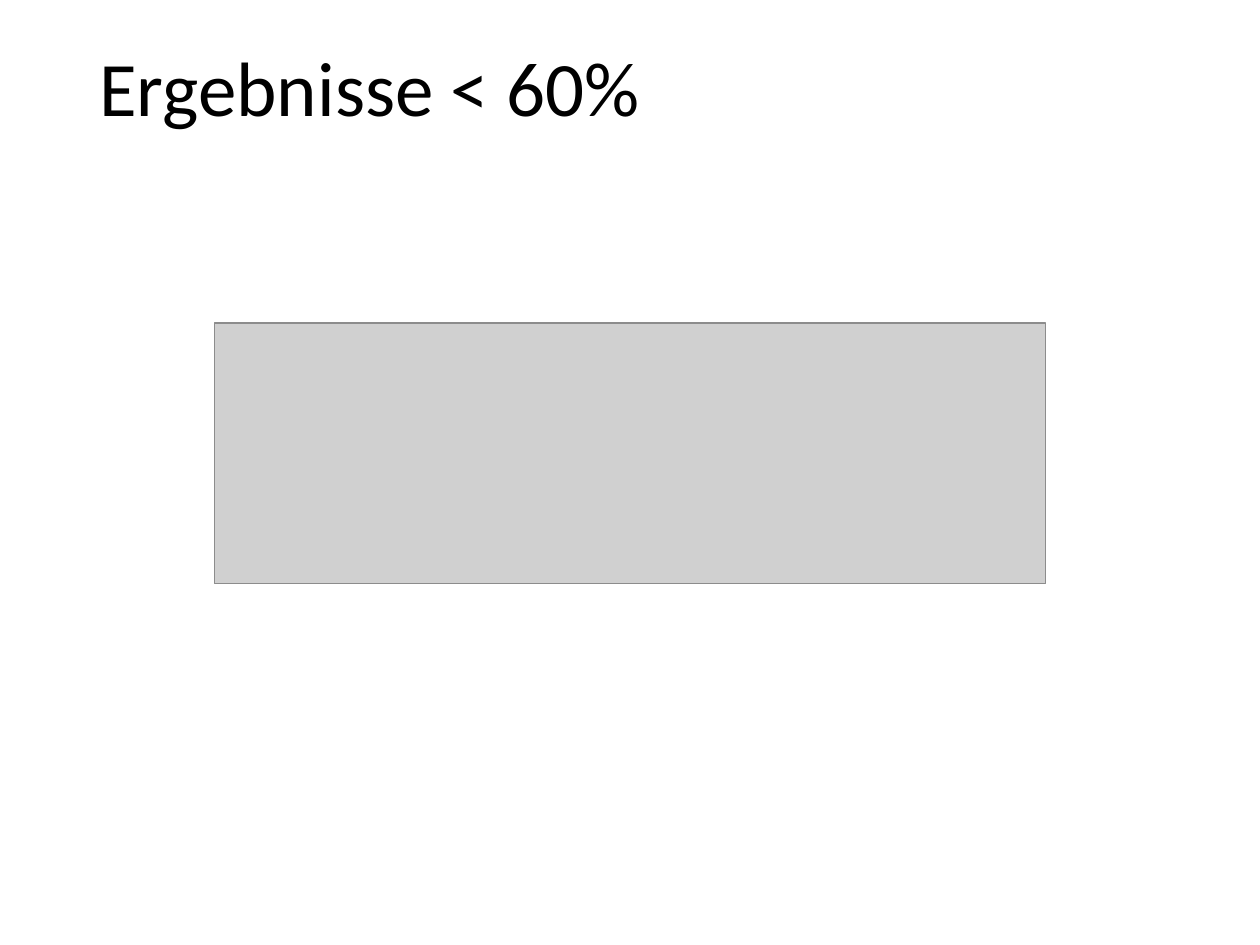
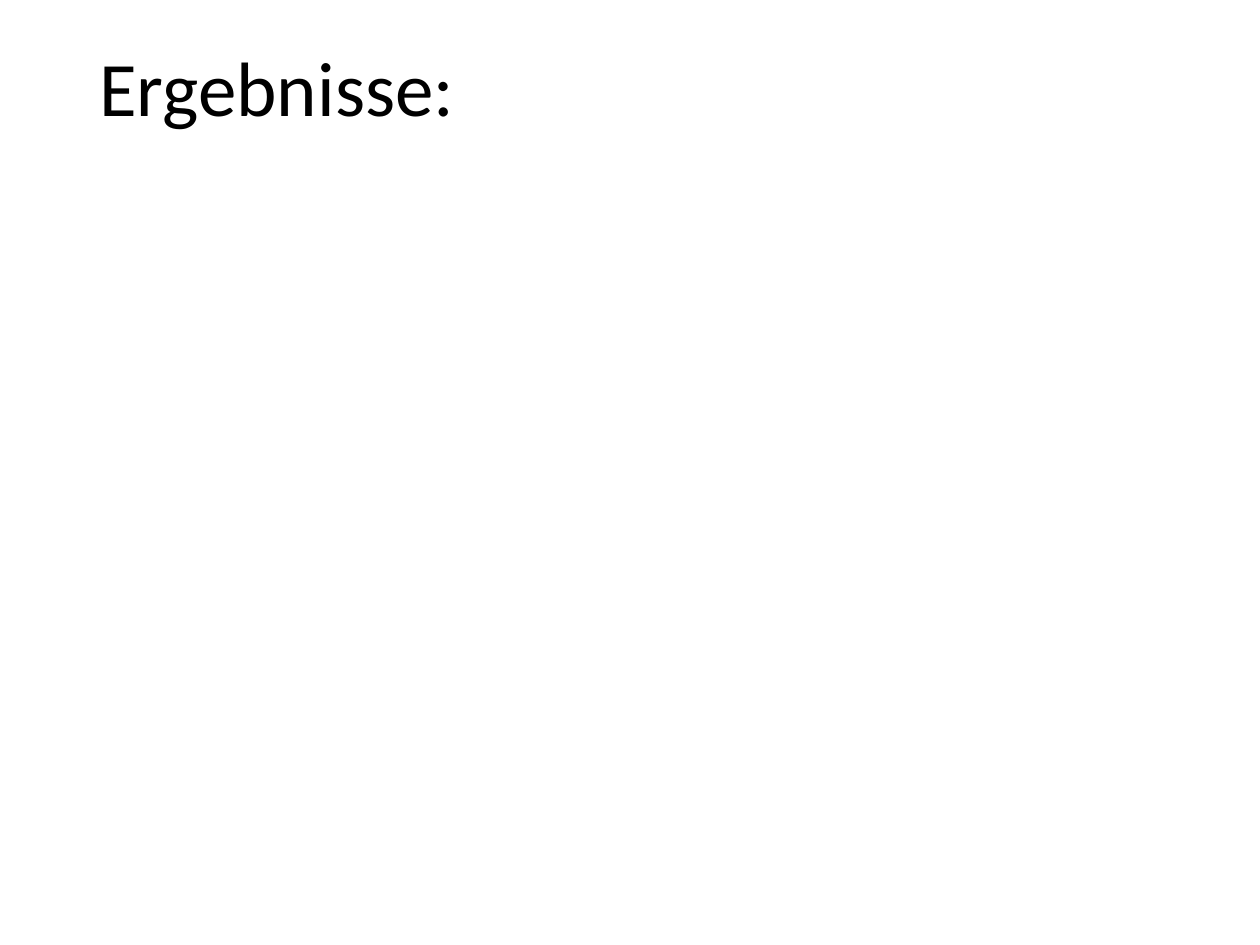
Before and after one commit to MeisterXYZ/UnrealTensor, a slide deck: slide 12 of presentation/PräsentationMuster.pptx (slide 7 before the commit). Drawn at 1260x945 pixels with LibreOffice and Linux fonts; fonts in the diff are those of the drawing; grey boxes stand for pictures. Boxes give left, top, right and bottom in pixels: in the first picture for what was removed or moved away, otherwise in the second. Text is boxed around its words. In the diff, an @@ line names an element or a change of style, - is before the commit and + after.

```diff
--- a/presentation/PräsentationMuster.pptx
+++ b/presentation/PräsentationMuster.pptx
@@ title at (99,62,454,130): text changed @@
-Ergebnisse < 60%
+Ergebnisse:
@@ picture removed at (214,323,1046,583) @@
```
Also in this commit, not shown: 1 other slide changed, 6 slides added, 3 other files.
